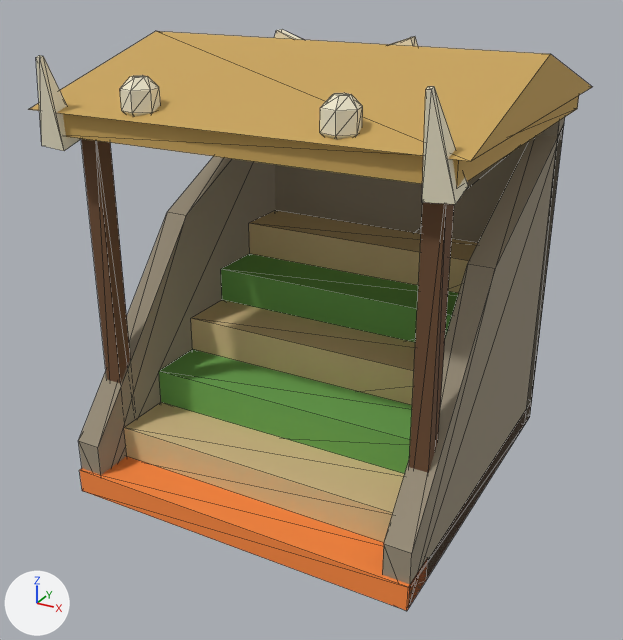
Before and after pictures for a commit that changed the glTF model public/models/kits/cappadocia/stand.glb.
The view is the same before and after, from a 50 mm camera at (1.066, -2.011, 1.434) aimed at (-0.006, -0.062, 0.46). Every picture has the same lights, and +X, +Y and +Z are marked at lower left. The first picture is the older version. Mesh edges are drawn as thin lines. Vertices at exactly the same position are counted once.

The scene before the commit, as lines of its bpy script (objects in view):
```python
me_dinovalley_stand = bpy.data.meshes.new('dinoValley-stand')
me_dinovalley_stand.from_pydata(...)  # 180 vertices, 308 faces; spans x -0.56..0.56, y -0.52..0.54, z 0.0..1.214
me_dinovalley_stand.materials.append(mat_vcolor)
ob_dinovalley_stand = bpy.data.objects.new('dinoValley-stand', me_dinovalley_stand)
ob_dinovalley_stand.location = (0.0, 0.0, 0.0)
```
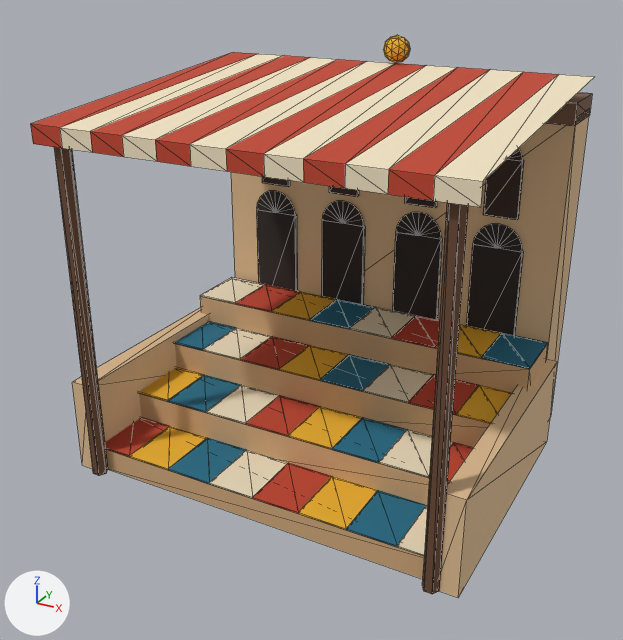
The change, as a diff of the scene's bpy script:
```diff
--- a/public/models/kits/cappadocia/stand.glb.py
+++ b/public/models/kits/cappadocia/stand.glb.py
@@ me_dinovalley_stand @@
 # used by ob_dinovalley_stand; location = (0.0, 0.0, 0.0)
-me_dinovalley_stand.from_pydata(...)  # 180 vertices, 308 faces; spans x -0.56..0.56, y -0.52..0.54, z 0.0..1.214
+me_dinovalley_stand.from_pydata(...)  # 434 vertices, 768 faces; spans x -0.59..0.59, y -0.46..0.55, z 0.0..1.18
+# me_dinovalley_stand part 1: a new loose piece, a box spanning x -0.56..0.56, y 0.38..0.54, z 0.0..1.0, in mat_vcolor
+# me_dinovalley_stand part 2: a new loose piece, a box spanning x -0.56..0.56, y 0.37..0.55, z 0.98..1.04, in mat_vcolor
+# me_dinovalley_stand part 3: a new loose piece, a box spanning x -0.59..-0.53, y -0.42..0.38, z 0.0..0.28, in mat_vcolor
+# me_dinovalley_stand part 4: a new loose piece, a box spanning x 0.53..0.59, y -0.42..0.38, z 0.0..0.28, in mat_vcolor
+# me_dinovalley_stand part 5: a new loose piece, a 6-sided cylinder along z spanning x -0.542..-0.498, y -0.439..-0.401, z 0.0..1.0, in mat_vcolor
+# me_dinovalley_stand part 6: a new loose piece, a 6-sided cylinder along z spanning x 0.498..0.542, y -0.439..-0.401, z 0.0..1.0, in mat_vcolor
+# me_dinovalley_stand part 7: the loose piece of 32 vertices spanning x -0.43..0.43, y -0.4..0.45, z 0.06..0.585 is rebuilt with 154 vertices and now spans x -0.56..0.56, y -0.4..0.36, z 0.0..0.345
+# me_dinovalley_stand part 8: the loose piece of 8 vertices spanning x -0.53..0.53, y -0.46..0.52, z 1.0..1.06 is rebuilt with 80 vertices and now spans x -0.58..0.58, y -0.46..0.49, z 0.97..1.18
+# me_dinovalley_stand part 9: a new loose piece of 18 vertices spanning x -0.455..-0.305, y 0.37..0.38, z 0.18..0.68, in mat_vcolor
+# me_dinovalley_stand part 10: a new loose piece of 18 vertices spanning x -0.43..-0.33, y 0.37..0.38, z 0.7..0.92, in mat_vcolor
+# me_dinovalley_stand part 11: a new loose piece of 18 vertices spanning x -0.205..-0.055, y 0.37..0.38, z 0.18..0.68, in mat_vcolor
+# me_dinovalley_stand part 12: a new loose piece of 18 vertices spanning x -0.18..-0.08, y 0.37..0.38, z 0.7..0.92, in mat_vcolor
+# me_dinovalley_stand part 13: a new loose piece of 18 vertices spanning x 0.055..0.205, y 0.37..0.38, z 0.18..0.68, in mat_vcolor
+# me_dinovalley_stand part 14: a new loose piece of 18 vertices spanning x 0.08..0.18, y 0.37..0.38, z 0.7..0.92, in mat_vcolor
+# me_dinovalley_stand part 15: a new loose piece of 18 vertices spanning x 0.305..0.455, y 0.37..0.38, z 0.18..0.68, in mat_vcolor
+# me_dinovalley_stand part 16: a new loose piece of 18 vertices spanning x 0.33..0.43, y 0.37..0.38, z 0.7..0.92, in mat_vcolor
+# me_dinovalley_stand part 17: 10 loose pieces with 110 vertices, spanning x -0.56..0.56, y -0.52..0.54, z 0.0..1.214, are deleted
+# me_dinovalley_stand part 18
+# 30 vertices are removed from x -0.5..0.5, y -0.51..0.51, z 0.0..1.0
+# 56 faces are deleted
 me_dinovalley_stand.materials.append(mat_vcolor)
```

Location of each change, [x1, y1, x2, y2] in pixels of the pictures (623 x 640 px):
'dinoValley-stand', reshaped: before [28, 29, 592, 611]; after [31, 35, 594, 597]
part 1 of me_dinovalley_stand, added (brown): after [231, 110, 589, 417]
part 2 of me_dinovalley_stand, added (brown): after [546, 93, 592, 126]
part 3 of me_dinovalley_stand, added (brown): after [72, 307, 209, 469]
part 4 of me_dinovalley_stand, added (brown): after [439, 359, 557, 597]
part 5 of me_dinovalley_stand, added (brown): after [54, 147, 108, 476]
part 6 of me_dinovalley_stand, added (brown): after [422, 203, 468, 594]
part 7 of me_dinovalley_stand, rebuilt: before [124, 210, 478, 542]; after [105, 278, 548, 579]
part 8 of me_dinovalley_stand, rebuilt: before [63, 95, 579, 188]; after [31, 35, 594, 207]
part 9 of me_dinovalley_stand, added: after [257, 191, 297, 291]
part 10 of me_dinovalley_stand, added (mostly hidden): after [262, 176, 290, 187]
part 11 of me_dinovalley_stand, added: after [322, 201, 365, 304]
part 12 of me_dinovalley_stand, added (mostly hidden): after [329, 186, 359, 197]
part 13 of me_dinovalley_stand, added: after [393, 212, 442, 319]
part 14 of me_dinovalley_stand, added (mostly hidden): after [405, 197, 437, 208]
part 15 of me_dinovalley_stand, added: after [466, 224, 523, 335]
part 16 of me_dinovalley_stand, added: after [484, 148, 524, 220]
part 17 of me_dinovalley_stand, deleted (orange): before [28, 29, 592, 611]
part 18 of me_dinovalley_stand, deleted (brown): before [79, 117, 565, 605]
